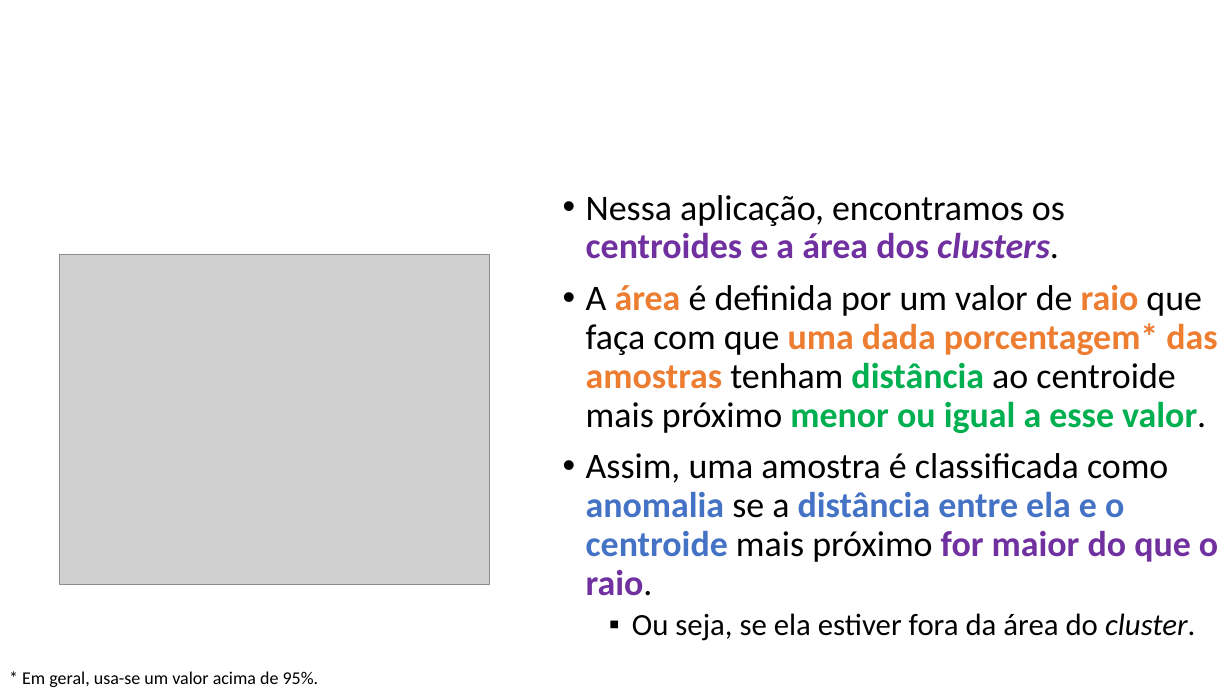
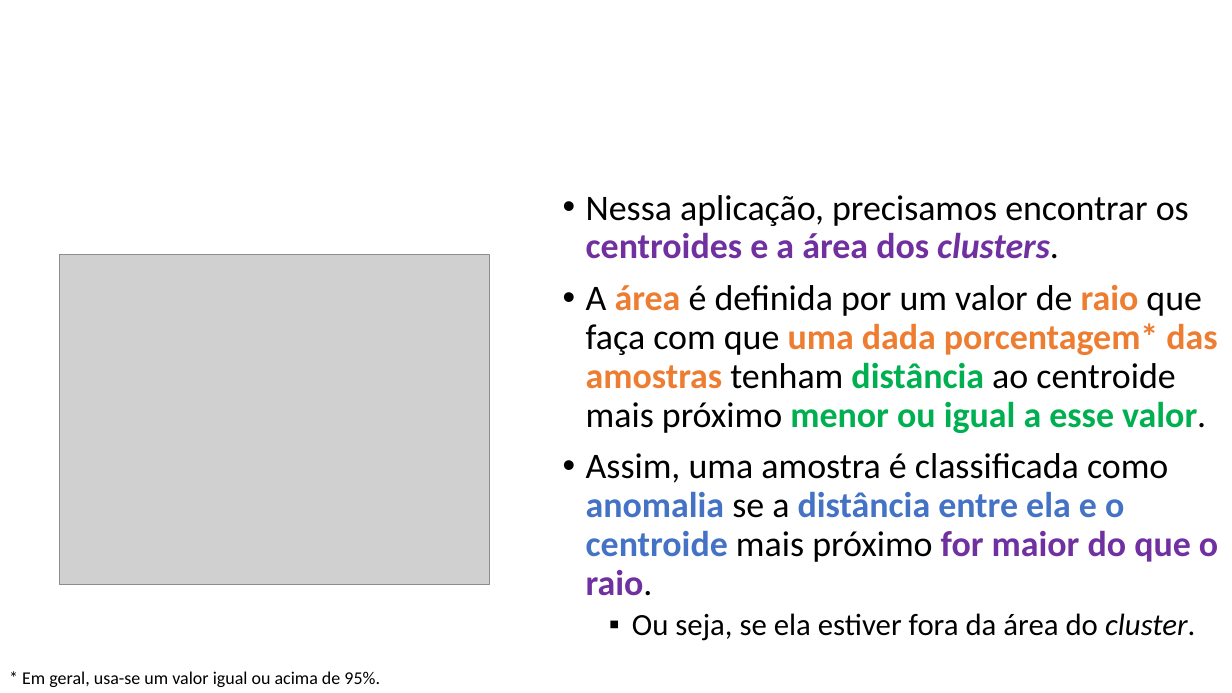
Before and after one commit to zz4fap/c24_inteligencia_artificial, a slide deck: slide 42 of slides/C24_kMeans.pptx (slide 41 before the commit). Drawn at 1232x693 pixels with LibreOffice and Linux fonts; fonts in the diff are those of the drawing; grey boxes stand for pictures. Boxes give left, top, right and bottom in pixels: in the first picture for what was removed or moved away, otherwise in the second. Text is boxed around its words. In the diff, an @@ line names an element or a change of style, - is before the commit and + after.

```diff
--- a/slides/C24_kMeans.pptx
+++ b/slides/C24_kMeans.pptx
@@ text at (586,195,1189,259): text changed @@
-• Nessa aplicação, encontramos os centroides e a área dos clusters.
+• Nessa aplicação, precisamos encontrar os centroides e a área dos clusters.
@@ text at (22,671,380,687): text changed @@
-* Em geral, usa-se um valor acima de 95%.
+* Em geral, usa-se um valor igual ou acima de 95%.
```
Also in this commit, not shown: 6 other slides changed, 1 slide added, 1 other file.
